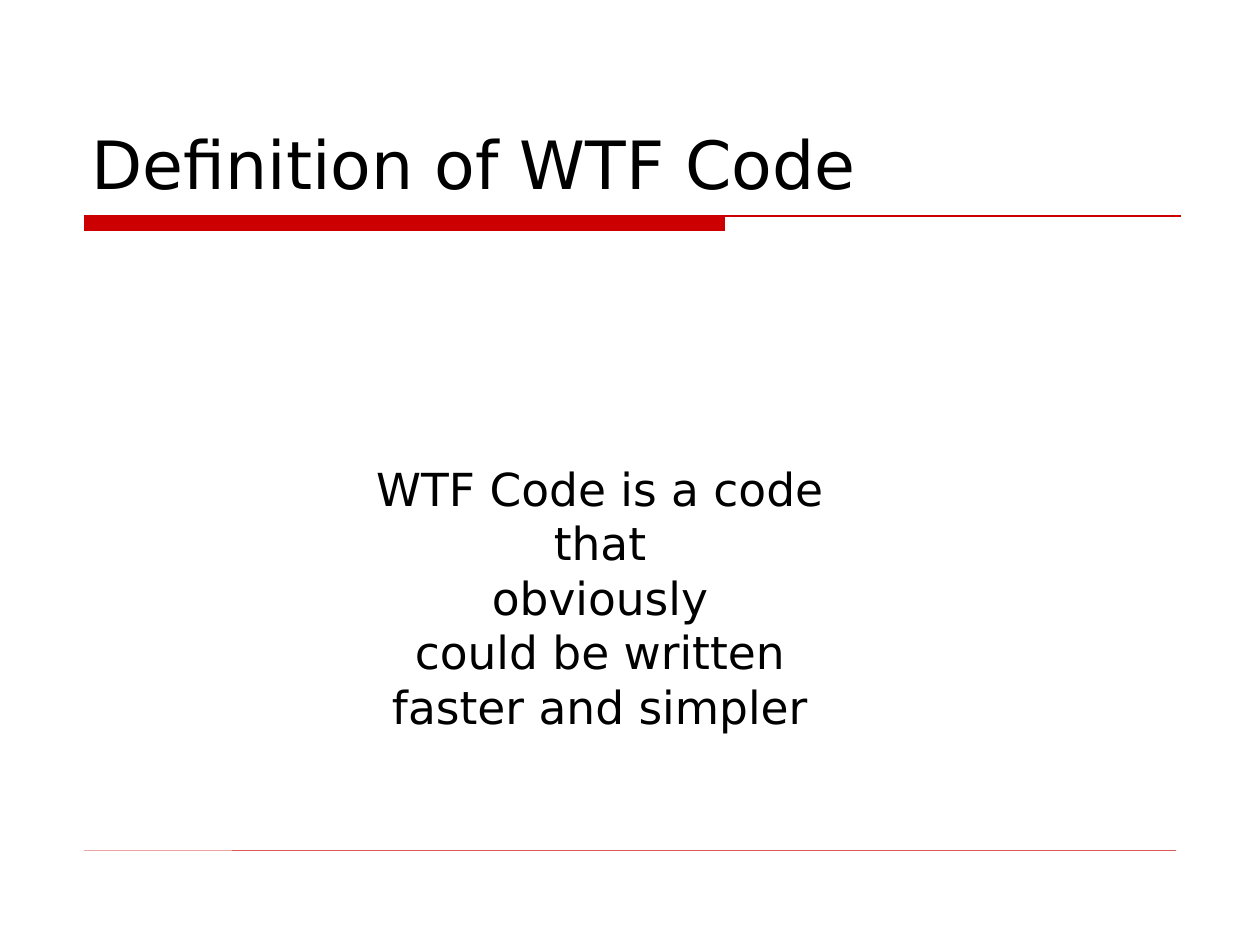
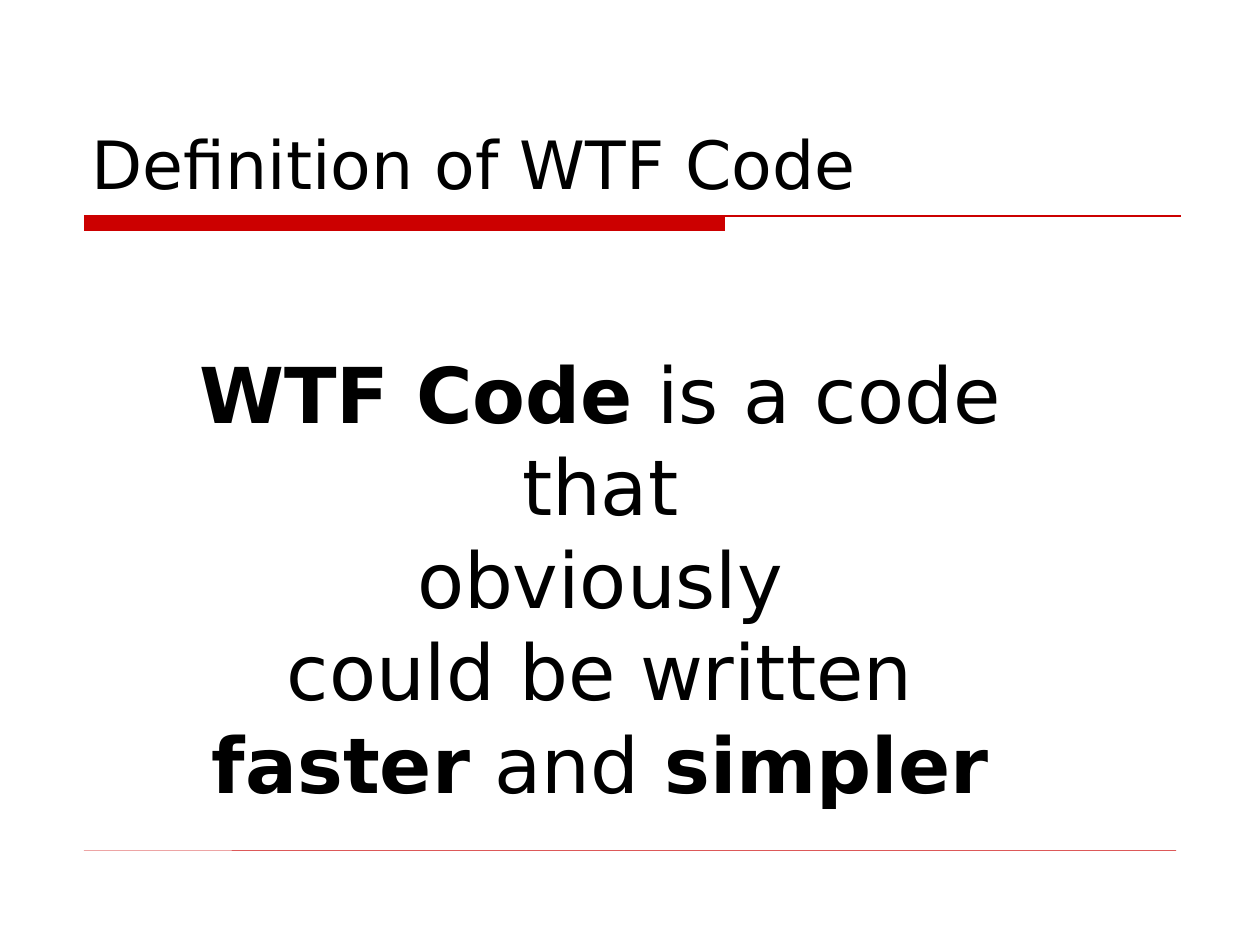
Before and after one commit to asolntsev/presentations, a slide deck: slide 7 of wtf-code/WTF_code.topconf.en.ppt. Drawn at 1260x945 pixels with LibreOffice and Linux fonts; fonts in the diff are those of the drawing; background and template pictures are left out. Boxes give left, top, right and bottom in pixels: in the first picture for what was removed or moved away, otherwise in the second. Text is boxed around its words. In the diff, an @@ line names an element or a change of style, - is before the commit and + after.

Commit message:
Fixed font color; removed G.Gorin quote

```diff
--- a/wtf-code/WTF_code.topconf.en.ppt
+++ b/wtf-code/WTF_code.topconf.en.ppt
@@ text "WTF Code is a code ...": place and size @@
-text "WTF Code is a code ..." at <box>376,471,823,734</box>
+text "WTF Code is a code ..." at <box>199,364,1001,809</box>
@@ text "WTF Code is a code ..." at <box>199,364,1001,809</box>: size 26 to 44 pt; bold on in "WTF Code faster simpler" @@
```
Also in this commit, not shown: 5 other slides changed, 1 slide removed.
